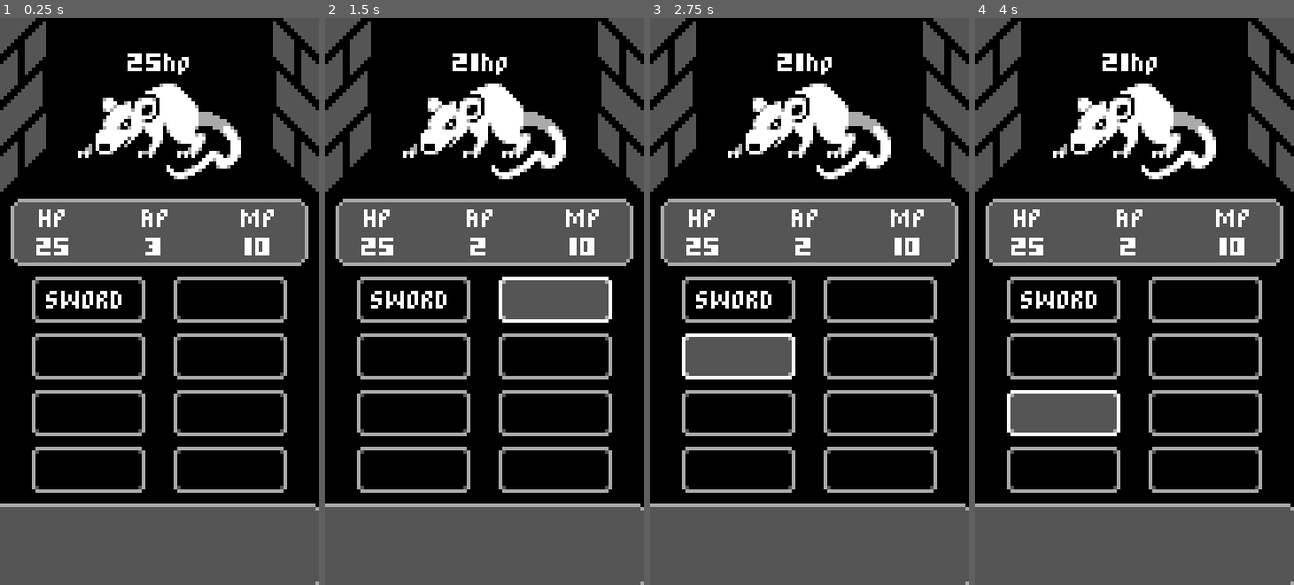
Above: before the commit, frames 1-4 (left to right).
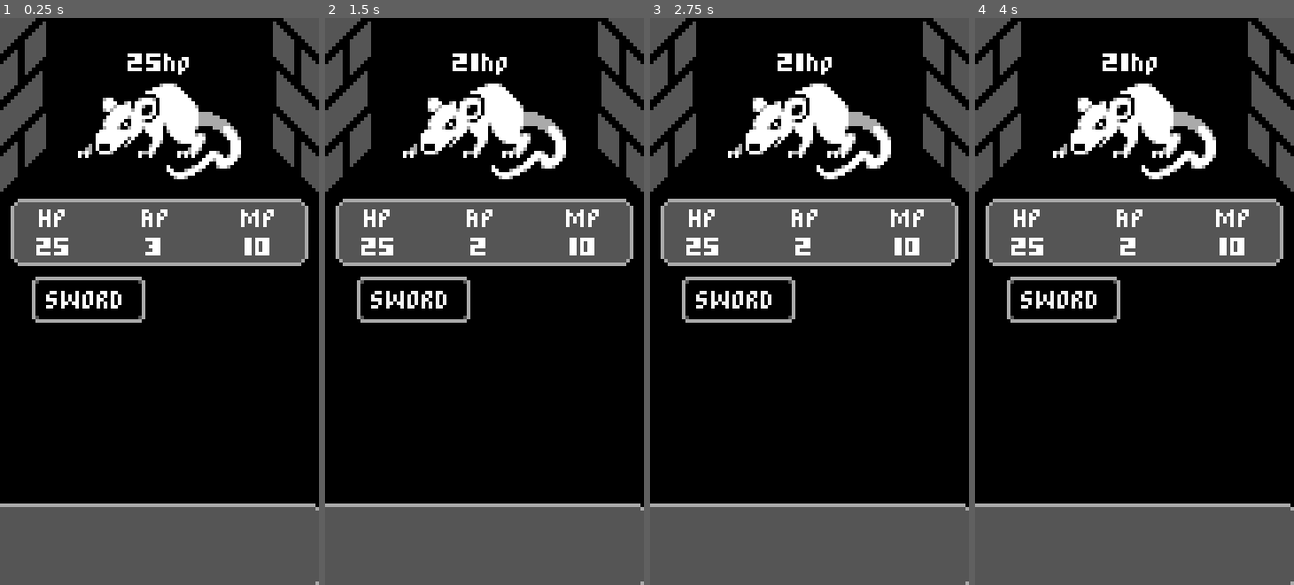
Above: after the commit, the same moments.

Repository: gkorzan/mobile-rpg-tutorial
Game: Godot game, scene res://battle.tscn
Two runs of this game, one before a commit and one after it. Both use one fixed random seed, a clock stepped at 60 frames per second and the inputs below.
Inputs (mouse positions are in pixels of both pictures, inside the frame that each line leads up to):
- Up to frame 1 (0.25 s): no input
- Up to frame 2 (1.5 s): click "SWORD" at 0.5 s; click (554, 301) at 1.27 s
- Up to frame 3 (2.75 s): click (739, 358) at 2.02 s
- Up to frame 4 (4 s): click (1204, 358) at 2.77 s; click (1064, 414) at 3.52 s

The runs differ from the first frame. In frame 1, 4.2% of the frame differs, in the area x 10-90%, y 45-84%; in frame 2, 6.4%; in frame 3, 6.4%; in frame 4, 6.4%.

Commit message:
chore: VID-6 - separated a sword button into different scene

Diff:
--- /dev/null
+++ b/ActionButton.gd
@@ -0,0 +1,4 @@
+extends Node
+
+func _on_pressed():
+	pass
--- /dev/null
+++ b/action_button.tscn
@@ -0,0 +1,11 @@
+[gd_scene load_steps=2 format=3 uid="uid://eyhym04oyimm"]
+
+[ext_resource type="Script" path="res://ActionButton.gd" id="1_vcsgm"]
+
+[node name="ActionButton" type="Button"]
+custom_minimum_size = Vector2(32, 13)
+offset_right = 4.0
+offset_bottom = 4.0
+script = ExtResource("1_vcsgm")
+
+[connection signal="pressed" from="." to="." method="_on_pressed"]
--- a/battle.gd
+++ b/battle.gd
@@ -16,11 +16,6 @@
 	if enemy != null:
 		enemy.attack(playerStats)
 
-func _on_sword_button_pressed():
-	if (enemy != null):
-		enemy.take_damage(4)
-		playerStats.ap -= 1
-
 func _on_enemy_dead():
 	actionButtons.hide()
 	enemy = null
--- a/battle.tscn
+++ b/battle.tscn
@@ -6,6 +6,7 @@
 [ext_resource type="Script" path="res://player-stats.gd" id="2_tf8kt"]
 [ext_resource type="PackedScene" uid="uid://cof74u7vkdslc" path="res://enemy.tscn" id="4_ufn8p"]
 [ext_resource type="Script" path="res://stats-panel.gd" id="6_ut2h2"]
+[ext_resource type="PackedScene" uid="uid://c56ttwkhebwy" path="res://sword_button.tscn" id="7_nbjhs"]
 
 [node name="Battle" type="Node"]
 script = ExtResource("1_lgd4f")
@@ -94,37 +95,7 @@
 theme_override_constants/v_separation = 3
 columns = 2
 
-[node name="SwordButton" type="Button" parent="UI/ActionButtons"]
-custom_minimum_size = Vector2(32, 13)
-layout_mode = 2
-text = "SWORD"
-
-[node name="TestButotn" type="Button" parent="UI/ActionButtons"]
-custom_minimum_size = Vector2(32, 13)
-layout_mode = 2
-
-[node name="TestButotn2" type="Button" parent="UI/ActionButtons"]
-custom_minimum_size = Vector2(32, 13)
-layout_mode = 2
-
-[node name="TestButotn3" type="Button" parent="UI/ActionButtons"]
-custom_minimum_size = Vector2(32, 13)
-layout_mode = 2
-
-[node name="TestButotn4" type="Button" parent="UI/ActionButtons"]
-custom_minimum_size = Vector2(32, 13)
-layout_mode = 2
-
-[node name="TestButotn5" type="Button" parent="UI/ActionButtons"]
-custom_minimum_size = Vector2(32, 13)
-layout_mode = 2
-
-[node name="TestButotn6" type="Button" parent="UI/ActionButtons"]
-custom_minimum_size = Vector2(32, 13)
-layout_mode = 2
-
-[node name="TestButotn7" type="Button" parent="UI/ActionButtons"]
-custom_minimum_size = Vector2(32, 13)
+[node name="SwordButton" parent="UI/ActionButtons" instance=ExtResource("7_nbjhs")]
 layout_mode = 2
 
 [connection signal="ap_changed" from="PlayerStats" to="UI/StatsPanel" method="_on_player_stats_ap_changed"]
@@ -133,4 +104,3 @@
 [connection signal="mp_changed" from="PlayerStats" to="UI/StatsPanel" method="_on_player_stats_mp_changed"]
 [connection signal="dead" from="Enemy" to="." method="_on_enemy_dead"]
 [connection signal="end_turn" from="Enemy" to="." method="_on_enemy_end_turn"]
-[connection signal="pressed" from="UI/ActionButtons/SwordButton" to="." method="_on_sword_button_pressed"]
--- /dev/null
+++ b/sword_button.gd
@@ -0,0 +1,10 @@
+extends "res://ActionButton.gd"
+
+func _on_pressed():
+	var battle = get_tree().current_scene
+	var enemy = battle.find_child('Enemy')
+	var playerStats = battle.find_child('PlayerStats')
+	if enemy and playerStats:
+		playerStats.ap -= 1
+		playerStats.mp += 2
+		enemy.take_damage(4)
--- /dev/null
+++ b/sword_button.tscn
@@ -0,0 +1,8 @@
+[gd_scene load_steps=3 format=3 uid="uid://c56ttwkhebwy"]
+
+[ext_resource type="PackedScene" uid="uid://eyhym04oyimm" path="res://action_button.tscn" id="1_6fudq"]
+[ext_resource type="Script" path="res://sword_button.gd" id="2_qk1kr"]
+
+[node name="SwordButton" instance=ExtResource("1_6fudq")]
+text = "SWORD"
+script = ExtResource("2_qk1kr")
Not shown: 1 places in battle.tscn that only renumber resources
